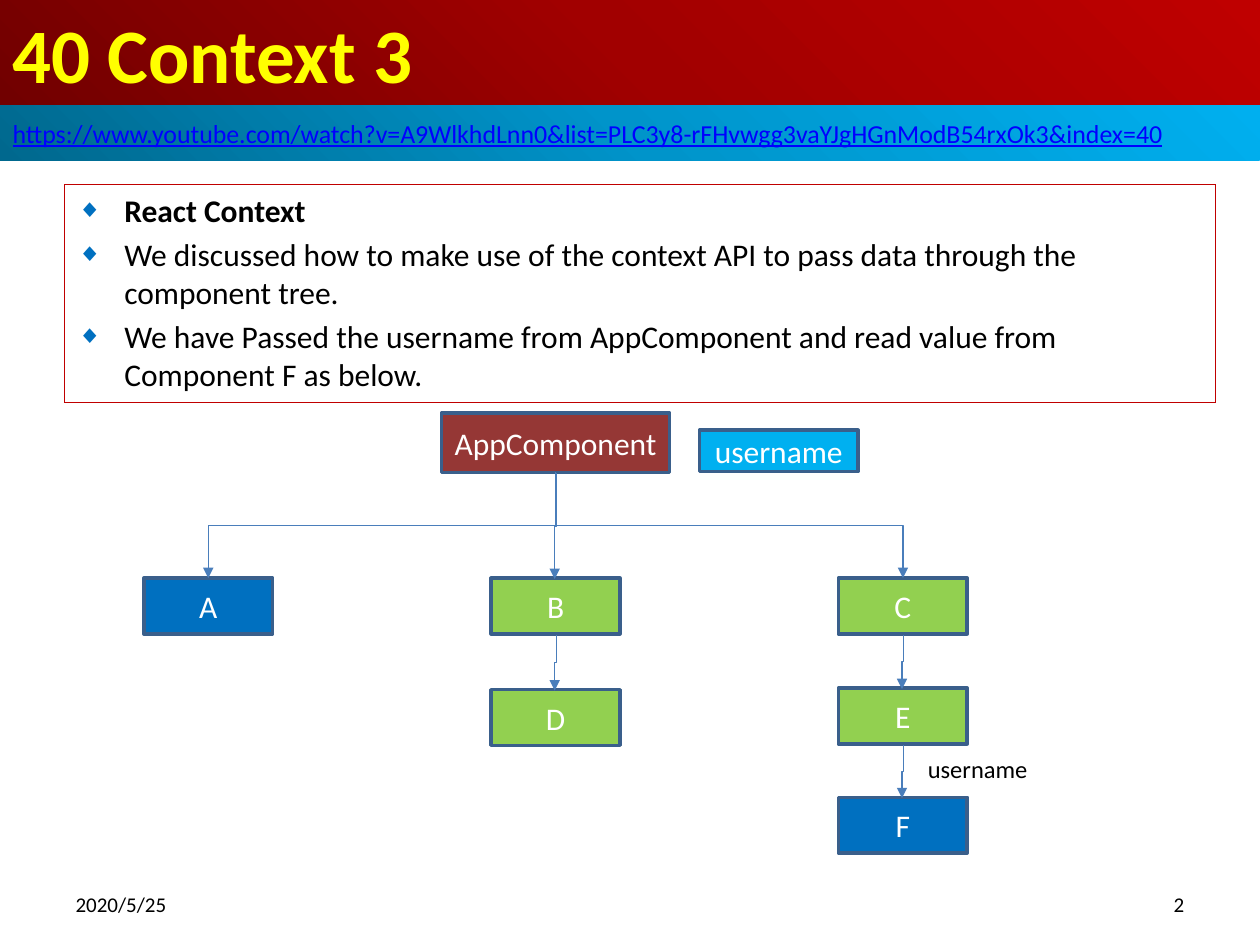
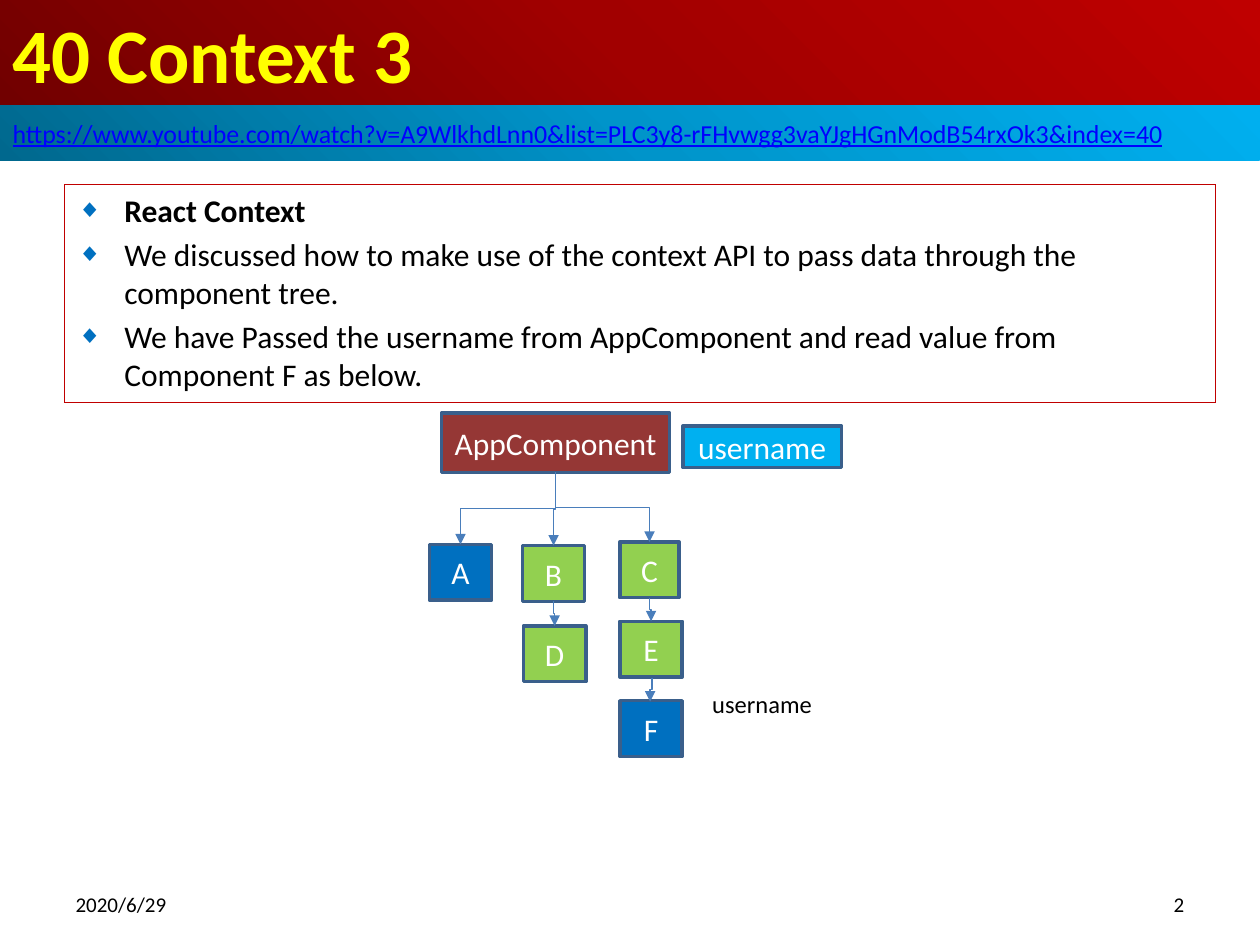
Before and after one commit to peterhchen/800-React-Hook, a slide deck: slide 2 of 40_Context3.pptx. Drawn at 1260x945 pixels with LibreOffice and Linux fonts; fonts in the diff are those of the drawing. Boxes give left, top, right and bottom in pixels: in the first picture for what was removed or moved away, otherwise in the second. Text is boxed around its words. In the diff, an @@ line names an element or a change of style, - is before the commit and + after.

```diff
--- a/40_Context3.pptx
+++ b/40_Context3.pptx
@@ rectangle "username" moved from (x1=699, y1=430, x2=858, y2=471) to (x1=683, y1=426, x2=842, y2=467) @@
@@ elbow arrow moved from (556, 472) - (208, 578) to (556, 472) - (460, 544) @@
@@ elbow arrow moved from (557, 474) - (554, 580) to (556, 472) - (553, 546) @@
@@ elbow arrow moved from (556, 472) - (903, 578) to (556, 472) - (649, 542) @@
@@ rectangle "A" resized from (x1=144, y1=578, x2=272, y2=634) to (x1=430, y1=544, x2=493, y2=600) @@
@@ rectangle "B" resized from (x1=491, y1=578, x2=620, y2=634) to (x1=523, y1=546, x2=586, y2=601) @@
@@ rectangle "C" resized from (x1=838, y1=578, x2=966, y2=634) to (x1=620, y1=542, x2=679, y2=597) @@
@@ elbow arrow moved from (903, 635) - (902, 689) to (649, 597) - (651, 621) @@
@@ rectangle "D" resized from (x1=491, y1=689, x2=620, y2=745) to (x1=523, y1=626, x2=586, y2=682) @@
@@ elbow arrow moved from (557, 635) - (554, 690) to (553, 601) - (554, 626) @@
@@ rectangle "E" resized from (x1=838, y1=688, x2=966, y2=743) to (x1=620, y1=621, x2=683, y2=677) @@
@@ elbow arrow moved from (903, 745) - (902, 799) to (651, 678) - (650, 702) @@
@@ text "username" moved from (x1=928, y1=766, x2=1028, y2=778) to (x1=712, y1=701, x2=812, y2=714) @@
@@ rectangle "F" resized from (x1=838, y1=798, x2=966, y2=853) to (x1=620, y1=701, x2=683, y2=756) @@
@@ text at (x1=76, y1=897, x2=167, y2=913): text changed @@
-2020/5/25
+2020/6/29
```
Also in this commit, not shown: 21 other slides changed, 2 slides added.
